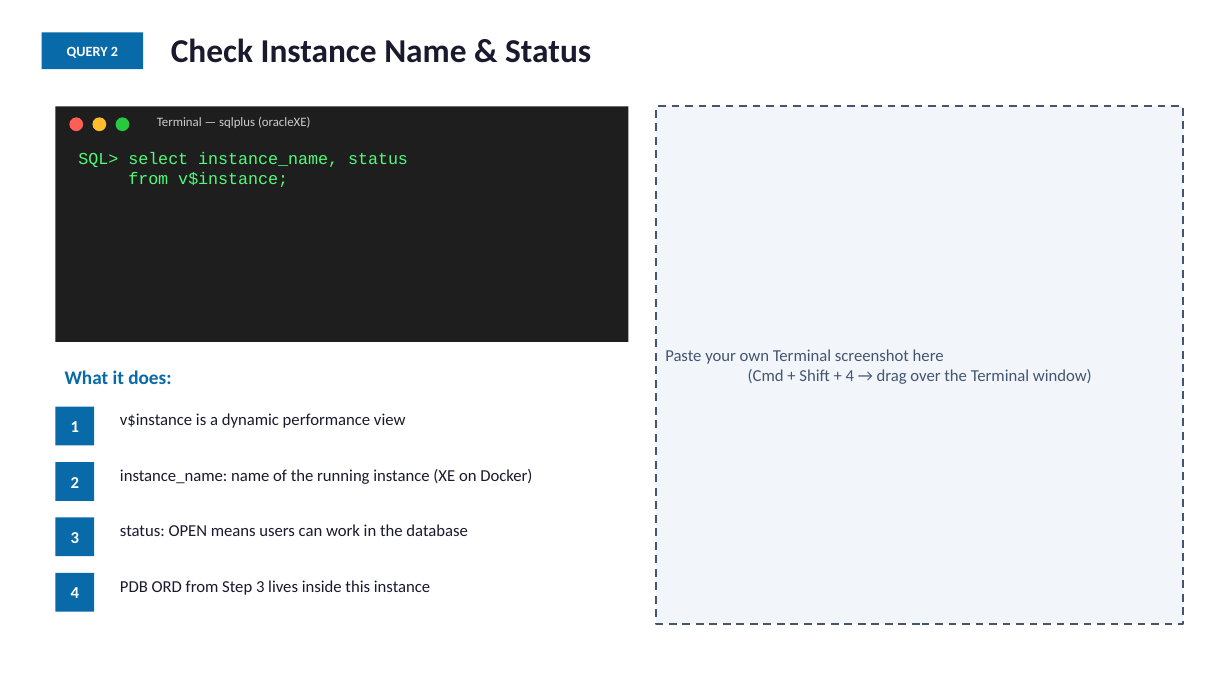
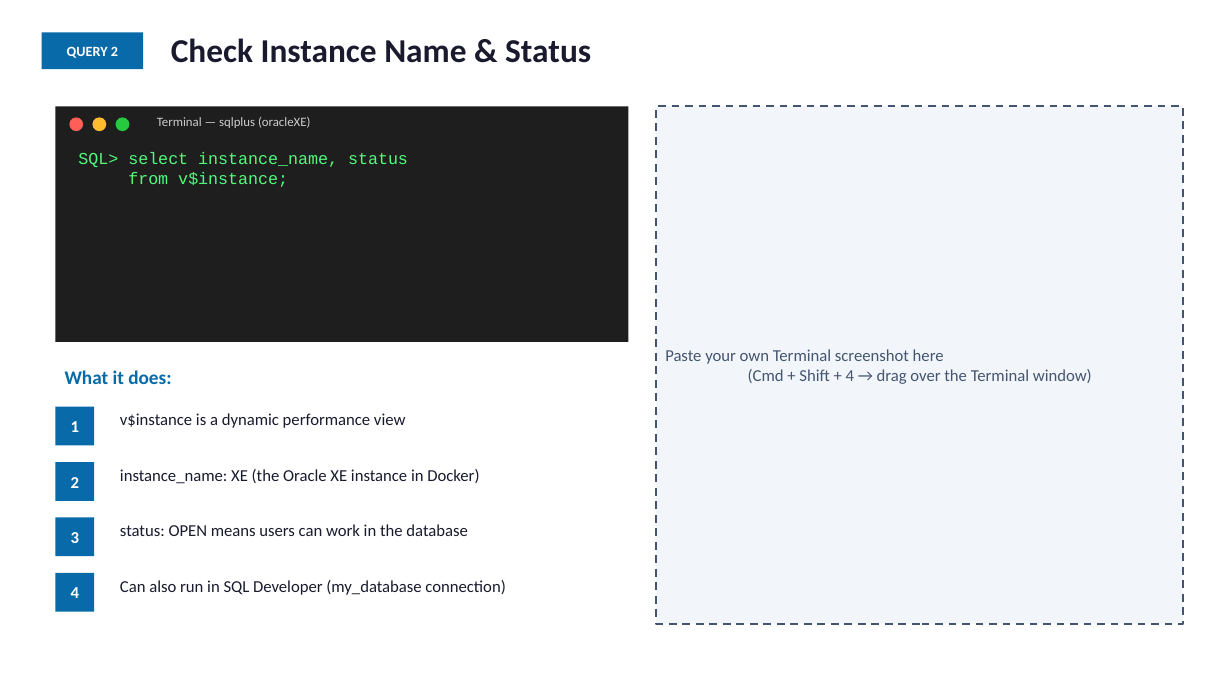
Before and after one commit to mashinsp/motiondesign, a slide deck: slide 18 of SQL_Developer_Installation_updated.pptx. Drawn at 1232x693 pixels with LibreOffice and Linux fonts; fonts in the diff are those of the drawing. Boxes give left, top, right and bottom in pixels: in the first picture for what was removed or moved away, otherwise in the second. Text is boxed around its words. In the diff, an @@ line names an element or a change of style, - is before the commit and + after.

```diff
--- a/SQL_Developer_Installation_updated.pptx
+++ b/SQL_Developer_Installation_updated.pptx
@@ text at (120, 469, 479, 484): text changed @@
-instance_name: name of the running instance (XE on Docker)
+instance_name: XE (the Oracle XE instance in Docker)
@@ text at (120, 580, 505, 595): text changed @@
-PDB ORD from Step 3 lives inside this instance
+Can also run in SQL Developer (my_database connection)
```
Also in this commit, not shown: 5 other slides changed.
